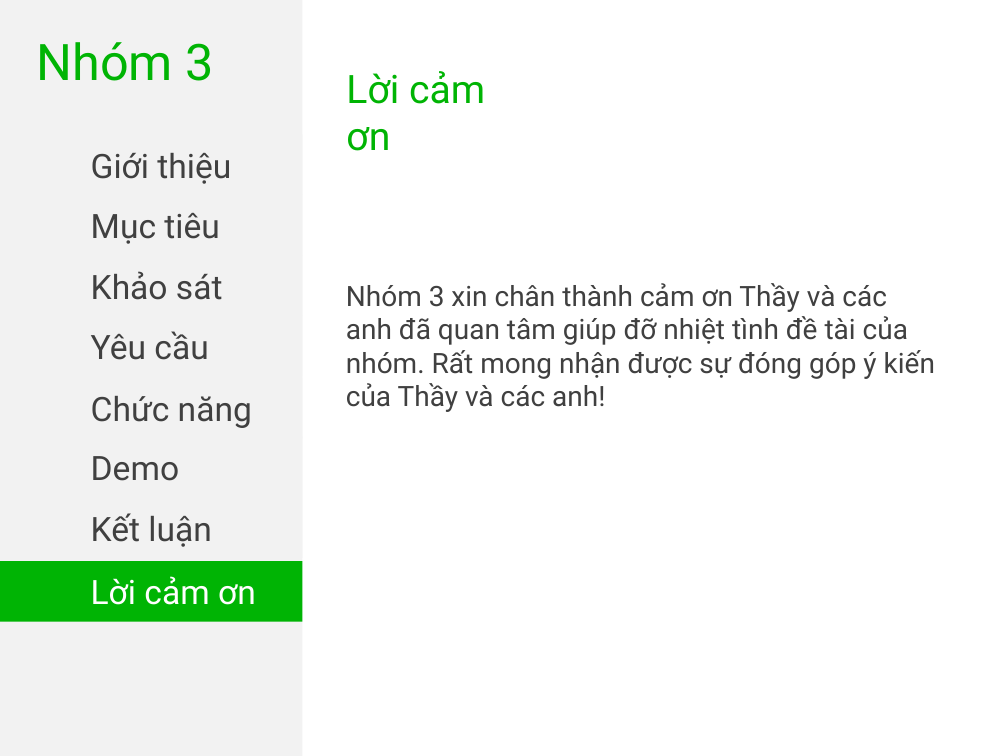
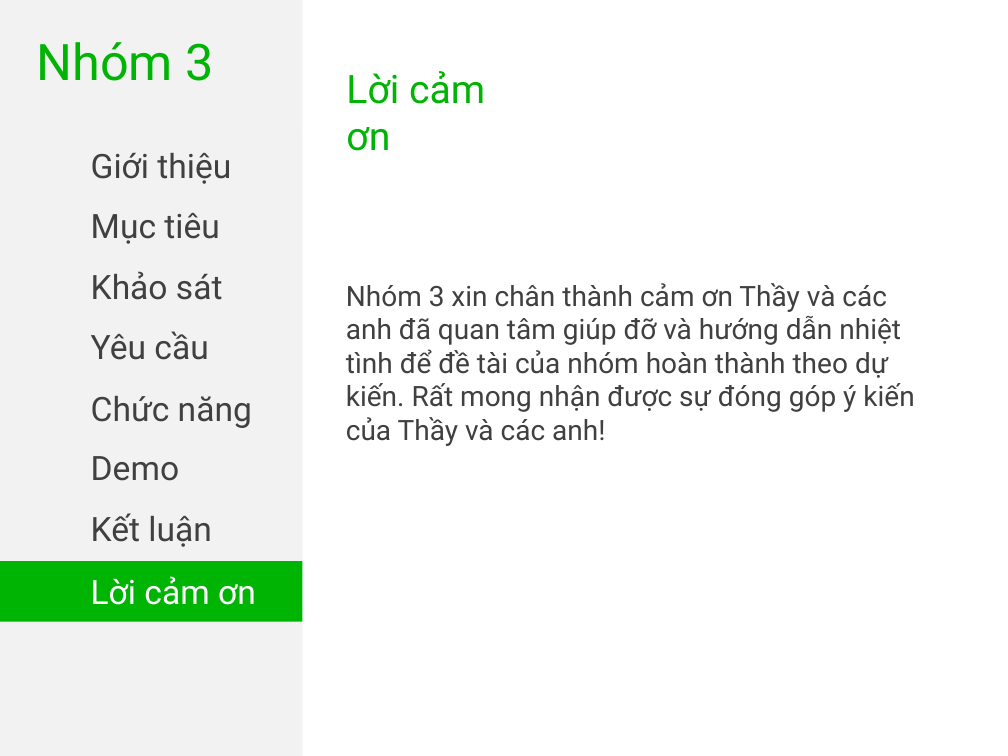
Before and after one commit to xknguyen/quan-li-diem-du-lich, a slide deck: slide 9 of BaoCao/BaoCaov1.pptx. Drawn at 1008x756 pixels with LibreOffice and Linux fonts; fonts in the diff are those of the drawing. Boxes give left, top, right and bottom in pixels: in the first picture for what was removed or moved away, otherwise in the second. Text is boxed around its words. In the diff, an @@ line names an element or a change of style, - is before the commit and + after.

```diff
--- a/BaoCao/BaoCaov1.pptx
+++ b/BaoCao/BaoCaov1.pptx
@@ text at [346, 283, 914, 446]: text changed @@
-Nhóm 3 xin chân thành cảm ơn Thầy và các anh đã quan tâm giúp đỡ nhiệt tình đề tài của nhóm. Rất mong nhận được sự đóng góp ý kiến của Thầy và các anh!
+Nhóm 3 xin chân thành cảm ơn Thầy và các anh đã quan tâm giúp đỡ và hướng dẫn nhiệt tình để đề tài của nhóm hoàn thành theo dự kiến. Rất mong nhận được sự đóng góp ý kiến của Thầy và các anh!
```
Also in this commit, not shown: 2 other slides changed.
